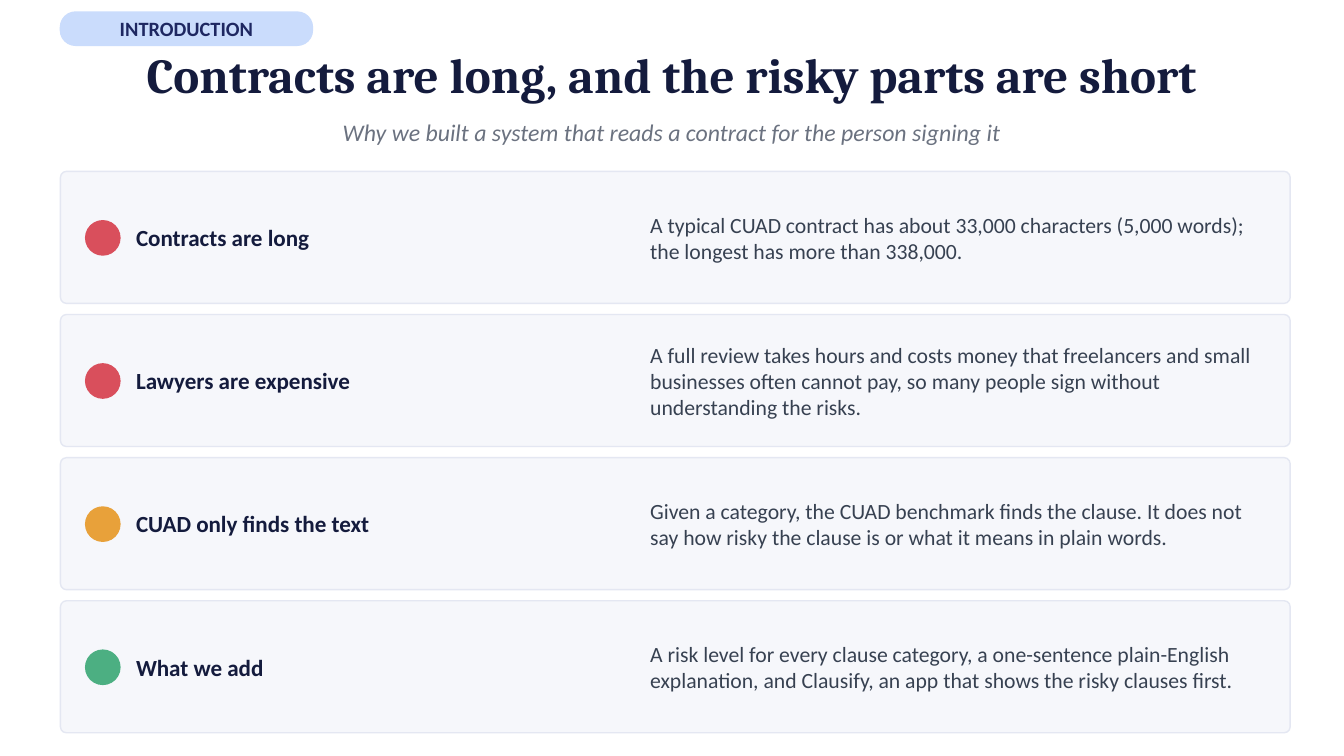
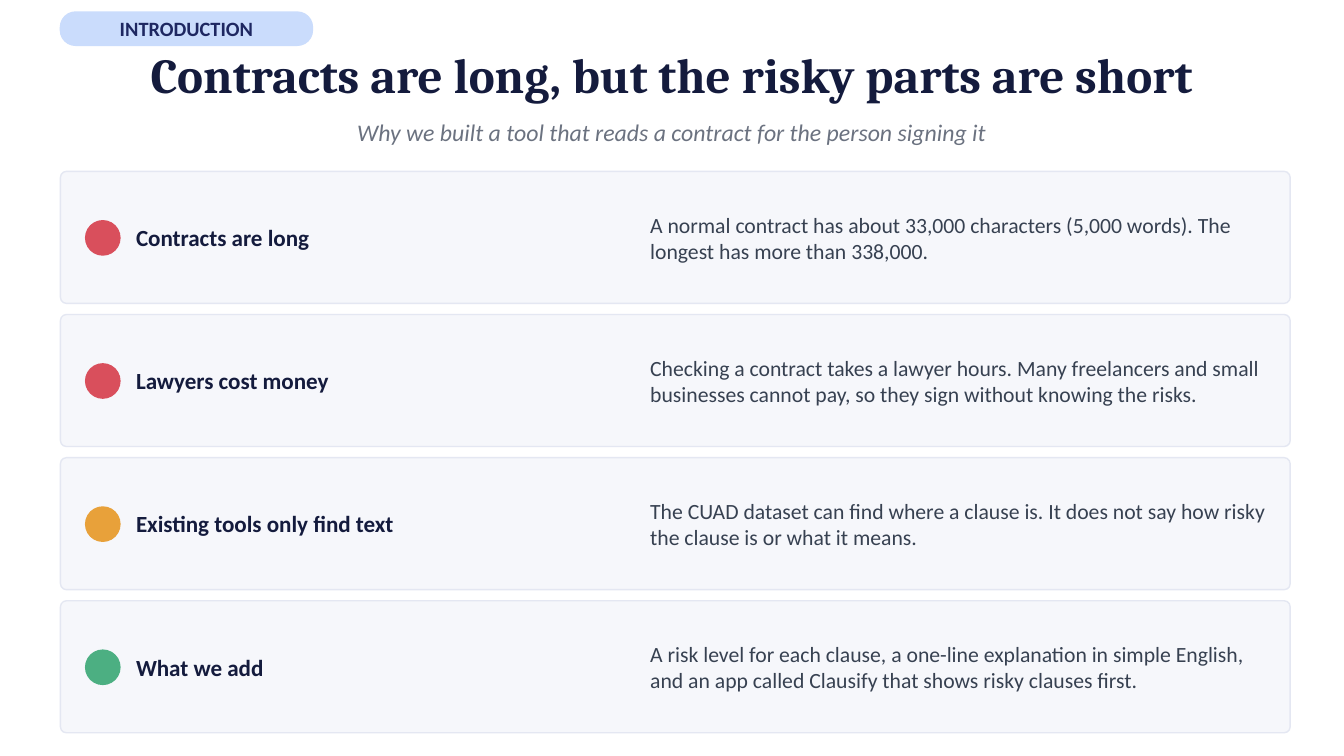
Before and after one commit to afnanmz168/clausify-p3, a slide deck: slide 2 of P25301051-p3-presentation-15-slides.pptx. Drawn at 1344x756 pixels with LibreOffice and Linux fonts; fonts in the diff are those of the drawing. Boxes give left, top, right and bottom in pixels: in the first picture for what was removed or moved away, otherwise in the second. Text is boxed around its words. In the diff, an @@ line names an element or a change of style, - is before the commit and + after.

```diff
--- a/P25301051-p3-presentation-15-slides.pptx
+++ b/P25301051-p3-presentation-15-slides.pptx
@@ text at [151,59,1192,104]: text changed @@
-Contracts are long, and the risky parts are short
+Contracts are long, but the risky parts are short
@@ text at [357,124,985,145]: text changed @@
-Why we built a system that reads a contract for the person signing it
+Why we built a tool that reads a contract for the person signing it
@@ text at [650,217,1231,263]: text changed @@
-A typical CUAD contract has about 33,000 characters (5,000 words); the longest has more than 338,000.
+A normal contract has about 33,000 characters (5,000 words). The longest has more than 338,000.
@@ text at [136,374,329,393]: text changed @@
-Lawyers are expensive
+Lawyers cost money
@@ text at [650,361,1258,406]: text changed @@
-A full review takes hours and costs money that freelancers and small businesses often cannot pay, so many people sign without understanding the risks.
+Checking a contract takes a lawyer hours. Many freelancers and small businesses cannot pay, so they sign without knowing the risks.
@@ text at [650,504,1265,545]: text changed @@
-Given a category, the CUAD benchmark finds the clause. It does not say how risky the clause is or what it means in plain words.
+The CUAD dataset can find where a clause is. It does not say how risky the clause is or what it means.
@@ text at [136,515,394,536]: text changed @@
-CUAD only finds the text
+Existing tools only find text
@@ text at [650,647,1243,692]: text changed @@
-A risk level for every clause category, a one-sentence plain-English explanation, and Clausify, an app that shows the risky clauses first.
+A risk level for each clause, a one-line explanation in simple English, and an app called Clausify that shows risky clauses first.
```
Also in this commit, not shown: 13 other slides changed.
